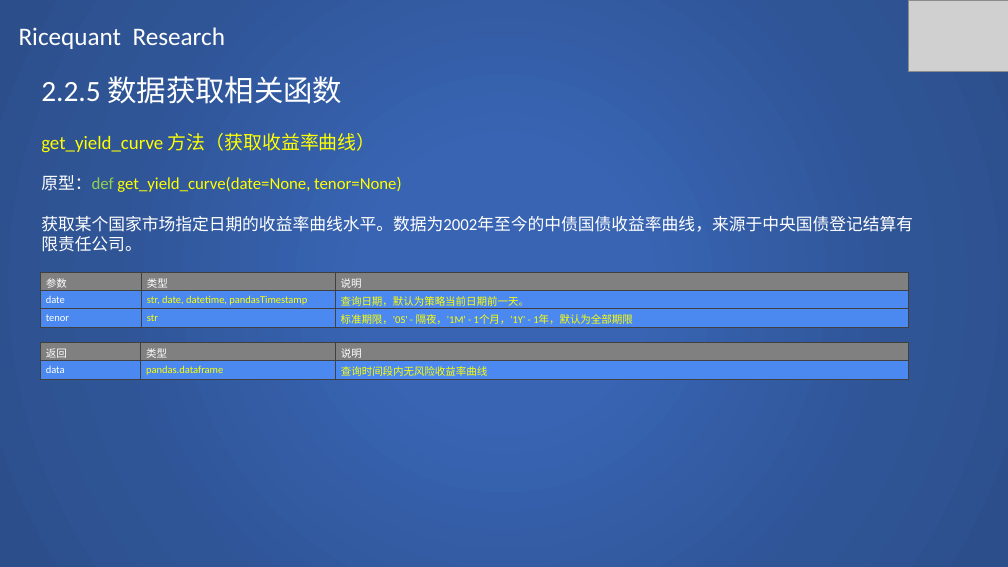
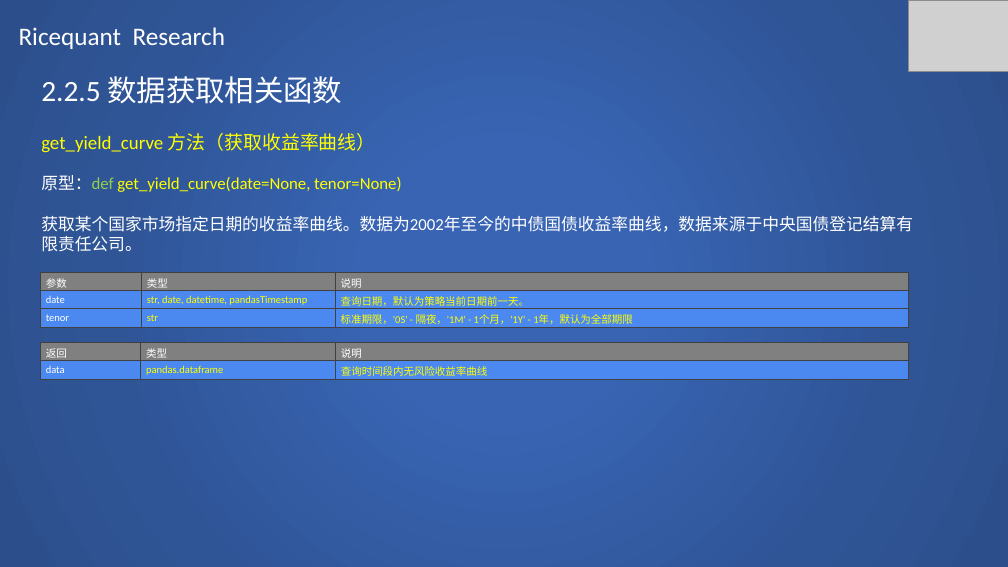
Before and after one commit to SCITLAS/Stellar, a slide deck: slide 54 of Stellar_0.1/documents/rice_quant_research.pptx. Drawn at 1008x567 pixels with LibreOffice and Linux fonts; fonts in the diff are those of the drawing; grey boxes stand for pictures. Boxes give left, top, right and bottom in pixels: in the first picture for what was removed or moved away, otherwise in the second. Text is boxed around its words. In the diff, an @@ line names an element or a change of style, - is before the commit and + after.

```diff
--- a/Stellar_0.1/documents/rice_quant_research.pptx
+++ b/Stellar_0.1/documents/rice_quant_research.pptx
@@ text at box(41, 216, 913, 252): text changed @@
-获取某个国家市场指定日期的收益率曲线水平。数据为2002年至今的中债国债收益率曲线，来源于中央国债登记结算有限责任公司。
+获取某个国家市场指定日期的收益率曲线。数据为2002年至今的中债国债收益率曲线，数据来源于中央国债登记结算有限责任公司。
```
Also in this commit, not shown: 19 other slides changed, 22 slides added, 1 other file.
